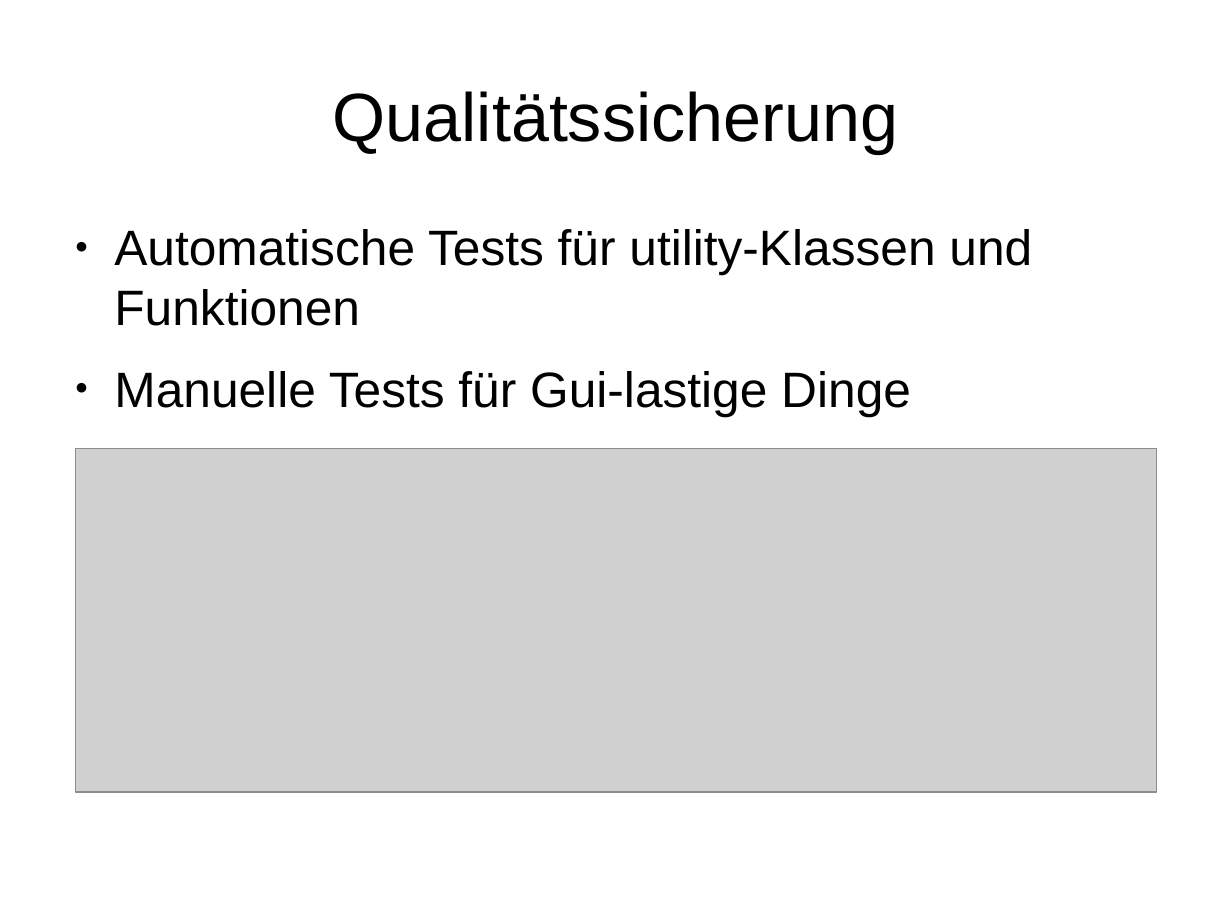
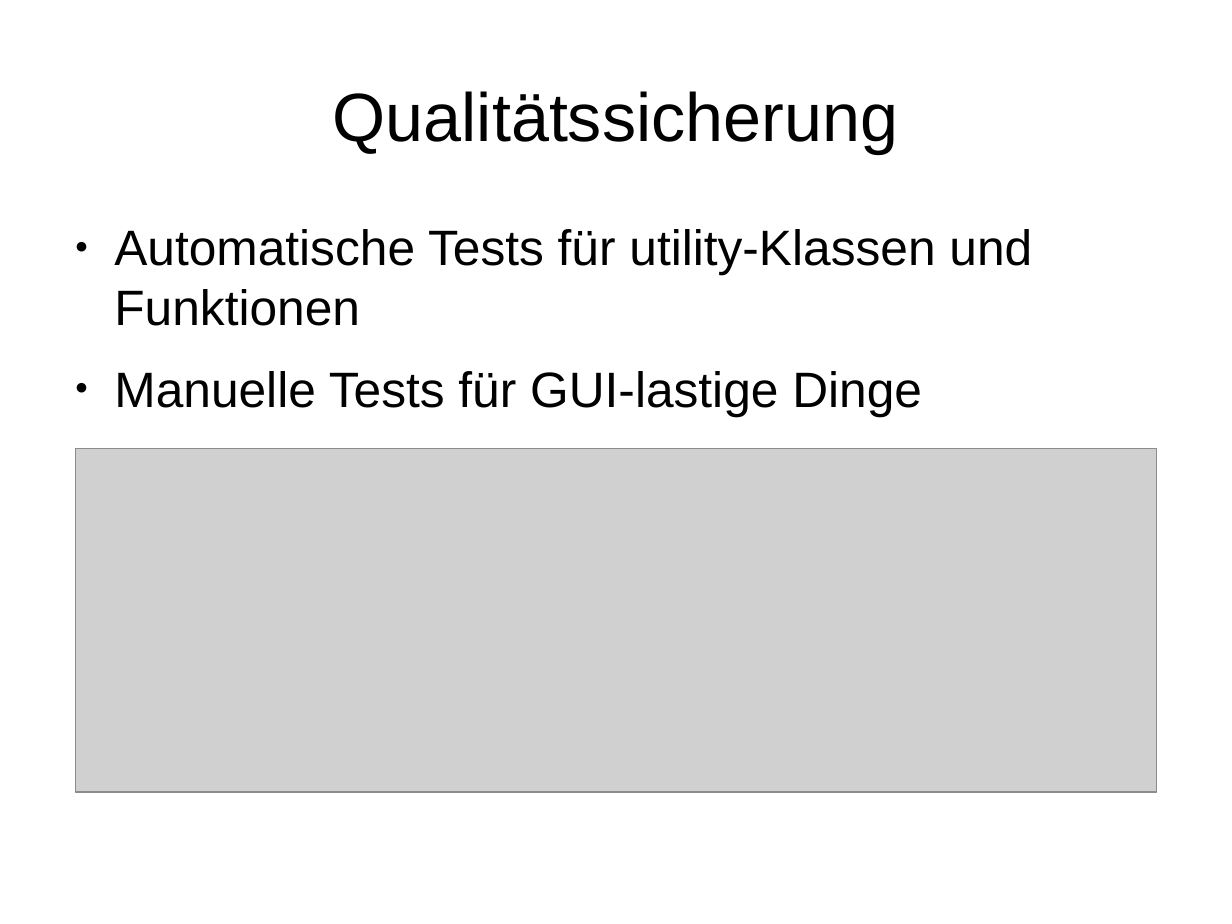
Before and after one commit to CVVisualPSETeam/Dokumente, a slide deck: slide 12 of Presentation/presentation.odp. Drawn at 1232x924 pixels with LibreOffice and Linux fonts; fonts in the diff are those of the drawing; grey boxes stand for pictures. Boxes give left, top, right and bottom in pixels: in the first picture for what was removed or moved away, otherwise in the second. Text is boxed around its words. In the diff, an @@ line names an element or a change of style, - is before the commit and + after.

```diff
--- a/Presentation/presentation.odp
+++ b/Presentation/presentation.odp
@@ text at (114,371,922,416): text changed @@
-● Manuelle Tests für Gui-lastige Dinge
+● Manuelle Tests für GUI-lastige Dinge
```
Also in this commit, not shown: 2 other slides changed.
